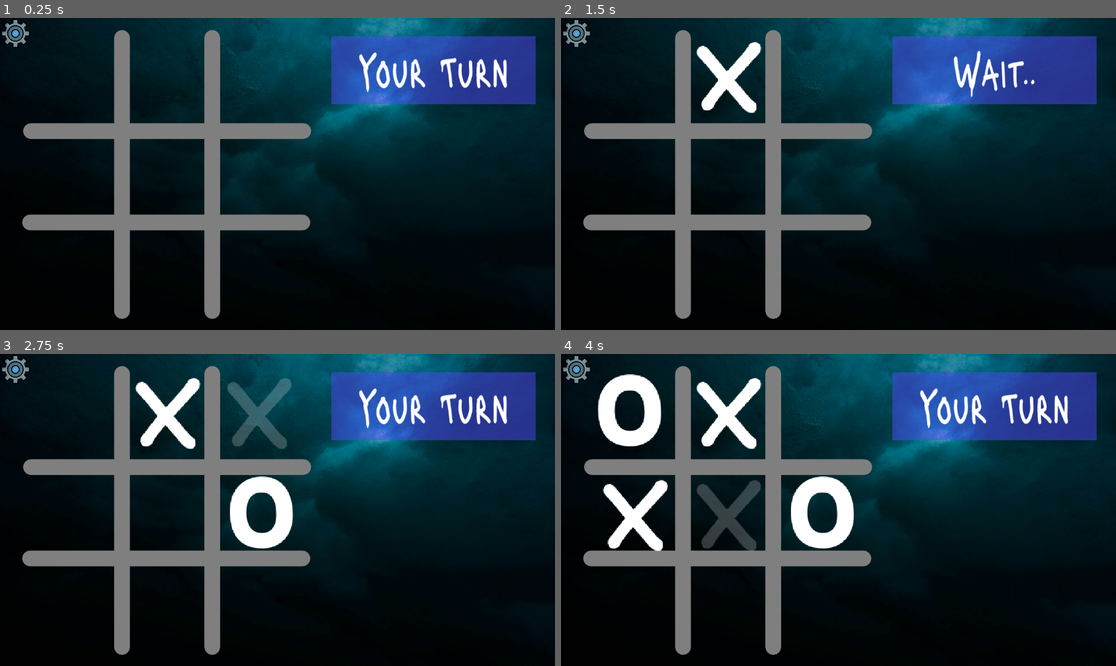
Above: before the commit, frames 1-4 (two rows, left to right).
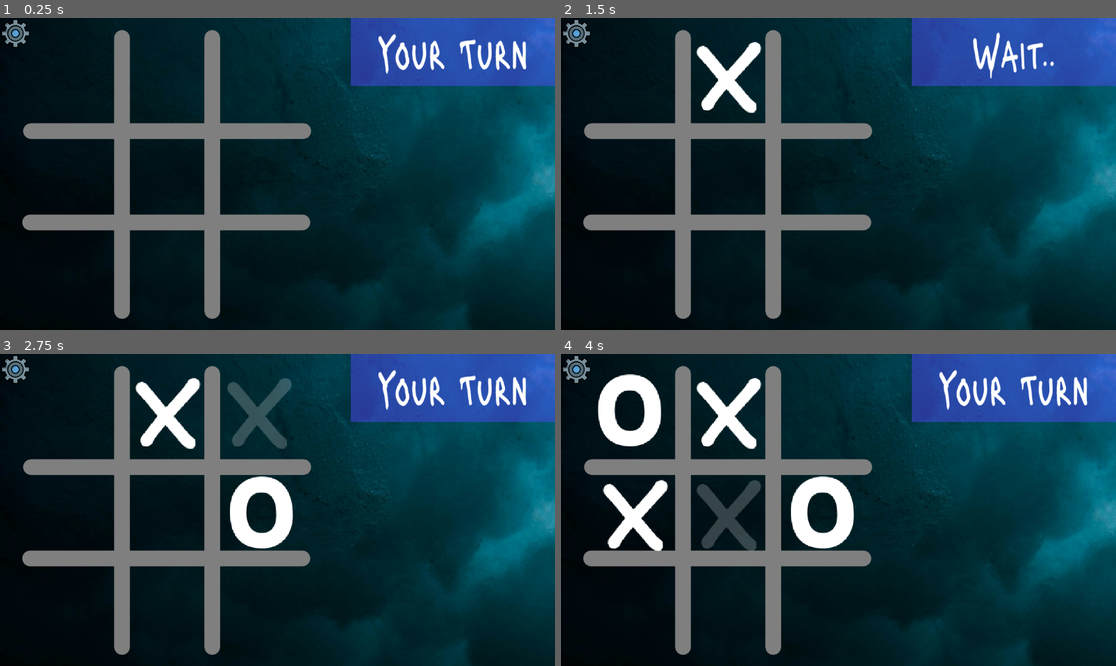
Above: after the commit, the same moments.

Repository: Fatsermint/tic-tac-toe
Game: Godot game, scene res://Scenes/home.tscn
Same seed, same stepped clock (60 frames per second), same inputs: the game is played once before the commit and once after it.
Inputs (mouse positions are in pixels of both pictures, inside the frame that each line leads up to):
- Up to frame 1 (0.25 s): no input
- Up to frame 2 (1.5 s): click (577, 33) at 0.5 s; click (727, 83) at 1.25 s
- Up to frame 3 (2.75 s): click (260, 419) at 2 s
- Up to frame 4 (4 s): click (633, 513) at 2.75 s; click (727, 513) at 3.5 s

The runs differ from the first frame. In frame 1, 33% of the frame differs, in the area x 34-100%, y 0-100%; in frame 2, 33%; in frame 3, 33%; in frame 4, 33%.
Error after the commit: Parse Error: Preload file "uid://duob4oylnimi6" does not exist. (res://Scenes/settings.gd:7)

Commit message:
Added draw, starts/settings

Diff:
--- a/Scenes/home.gd
+++ b/Scenes/home.gd
@@ -15,6 +15,9 @@
 @onready var o: Control = $O
 const color = Color(1.0, 1.0, 1.0, 0.212)
 const colorPlayer = Color(1.0, 1.0, 1.0, 1.0)
+signal win
+signal lost
+
 var playerTurn = true
 var used = []
 var playerUsed = []
@@ -43,6 +46,10 @@
 
 ]
 func _process(delta: float) -> void:
+	if used.has(1) and used.has(2) and used.has(3) and used.has(4) and used.has(5) and used.has(6) and used.has(7) and used.has(8) and used.has(9):
+		if not $Turn2/Label.text == "You won!" or not $Turn2/Label.text == "You lost :(":
+			print("DRAW")
+			$Turn2/Label.text = "Draw"
 	if playerTurn == true:
 		turnLabel.text = "Your Turn"
 	else:
@@ -129,6 +136,7 @@
 		if combo.all(func(n): return n in playerUsed):
 			if not turnLabel.text == "You won!":
 				turnLabel.text = "You won!"
+				win.emit()
 				$Turn2.visible = true
 				$Turn2.position = Vector2(744, 300)
 
@@ -136,9 +144,11 @@
 	for combo in winning:
 		if combo.all(func(n): return n in enemyUsed):
 			if not turnLabel.text == "You won!":
-				turnLabel.text = "You lost :("
-				$Turn2.visible = true
-				$Turn2.position = Vector2(744, 300)
+				if not turnLabel.text == "You lost :(":
+					turnLabel.text = "You lost :("
+					lost.emit()
+					$Turn2.visible = true
+					$Turn2.position = Vector2(744, 300)
 func removeAllDubs() -> void:
 	if _1.get_child_count() >=  0.9:
 		if not 1 in used:
--- a/Scenes/home.tscn
+++ b/Scenes/home.tscn
@@ -8,6 +8,7 @@
 [ext_resource type="Script" uid="uid://bvok7362bs0q5" path="res://Scenes/texture_rect.gd" id="6_fhpuh"]
 [ext_resource type="FontFile" uid="uid://b2lkvxapehayl" path="res://images/Lacquer-Regular.ttf" id="7_vkfas"]
 [ext_resource type="Texture2D" uid="uid://ba4cxyxaui3hl" path="res://images/settings.png" id="8_q1yq7"]
+[ext_resource type="Script" uid="uid://c08luf1n2rprl" path="res://Scenes/settings.gd" id="9_cykap"]
 
 [sub_resource type="Animation" id="Animation_12ycv"]
 resource_name = "Idle"
@@ -181,7 +182,6 @@
 layout_mode = 0
 offset_right = 1920.0
 offset_bottom = 1440.0
-scale = Vector2(0.6, 0.45)
 mouse_filter = 2
 texture = ExtResource("5_llnbm")
 script = ExtResource("6_fhpuh")
@@ -196,11 +196,14 @@
 mouse_filter = 2
 
 [node name="Turn" type="ColorRect" parent="."]
-layout_mode = 0
-offset_left = 687.99994
-offset_top = 38.0
-offset_right = 727.99994
-offset_bottom = 78.000015
+layout_mode = 1
+anchors_preset = 1
+anchor_left = 1.0
+anchor_right = 1.0
+offset_left = -424.0
+offset_right = -384.0
+offset_bottom = 40.000015
+grow_horizontal = 0
 scale = Vector2(10.6, 3.5199995)
 color = Color(0.32799995, 0.27999997, 1, 0.4745098)
 
@@ -257,14 +260,16 @@
 wait_time = 2.0
 one_shot = true
 
-[node name="TextureRect2" type="TextureRect" parent="."]
+[node name="Settings" type="TextureRect" parent="."]
+top_level = true
 layout_mode = 0
 offset_right = 512.0
 offset_bottom = 512.0
 scale = Vector2(0.125, 0.125)
 texture = ExtResource("8_q1yq7")
-
-[node name="Button" type="Button" parent="TextureRect2"]
+script = ExtResource("9_cykap")
+
+[node name="Button" type="Button" parent="Settings"]
 self_modulate = Color(0.0666666, 0, 1, 0)
 layout_mode = 1
 anchors_preset = 15
@@ -273,6 +278,108 @@
 grow_horizontal = 2
 grow_vertical = 2
 
+[node name="ColorRect" type="ColorRect" parent="."]
+visible = false
+layout_mode = 1
+anchors_preset = 8
+anchor_left = 0.5
+anchor_top = 0.5
+anchor_right = 0.5
+anchor_bottom = 0.5
+offset_left = -284.5
+offset_top = -274.5
+offset_right = 284.5
+offset_bottom = 274.5
+grow_horizontal = 2
+grow_vertical = 2
+scale = Vector2(0.92790747, 0.92790747)
+color = Color(0, 0.92314893, 1, 0.984)
+
+[node name="Head" type="Label" parent="ColorRect"]
+layout_mode = 1
+anchors_preset = 5
+anchor_left = 0.5
+anchor_right = 0.5
+offset_left = -197.5
+offset_right = 197.5
+offset_bottom = 192.0
+grow_horizontal = 2
+theme_override_fonts/font = ExtResource("7_vkfas")
+theme_override_font_sizes/font_size = 160
+text = "STATS"
+
+[node name="Played" type="Label" parent="ColorRect"]
+layout_mode = 0
+offset_left = 14.548863
+offset_top = 170.81445
+offset_right = 632.5489
+offset_bottom = 230.81445
+theme_override_fonts/font = ExtResource("7_vkfas")
+theme_override_font_sizes/font_size = 50
+text = "Games played "
+
+[node name="Win" type="Label" parent="ColorRect"]
+layout_mode = 0
+offset_left = 14.548863
+offset_top = 238.70915
+offset_right = 632.5489
+offset_bottom = 298.70917
+theme_override_fonts/font = ExtResource("7_vkfas")
+theme_override_font_sizes/font_size = 50
+text = "Games won"
+
+[node name="Lost" type="Label" parent="ColorRect"]
+layout_mode = 0
+offset_left = 14.548863
+offset_top = 311.9923
+offset_right = 632.5489
+offset_bottom = 371.9923
+theme_override_fonts/font = ExtResource("7_vkfas")
+theme_override_font_sizes/font_size = 50
+text = "Games losT"
+
+[node name="ColorRect" type="ColorRect" parent="ColorRect"]
+layout_mode = 1
+anchors_preset = 8
+anchor_left = 0.5
+anchor_top = 0.5
+anchor_right = 0.5
+anchor_bottom = 0.5
+offset_left = -213.91106
+offset_top = 114.008575
+offset_right = -173.91106
+offset_bottom = 154.00858
+grow_horizontal = 2
+grow_vertical = 2
+scale = Vector2(9.928, 3.5)
+mouse_filter = 1
+color = Color(0.37804863, 0.37804863, 0.37804863, 0.80700004)
+
+[node name="Button" type="Button" parent="ColorRect/ColorRect"]
+self_modulate = Color(1, 1, 1, 0)
+layout_mode = 1
+anchors_preset = 15
+anchor_right = 1.0
+anchor_bottom = 1.0
+grow_horizontal = 2
+grow_vertical = 2
+mouse_filter = 1
+
+[node name="Change" type="Label" parent="ColorRect/ColorRect"]
+top_level = true
+layout_mode = 0
+offset_left = 392.0
+offset_top = 446.0
+offset_right = 1010.0
+offset_bottom = 506.0
+scale = Vector2(0.72, 1)
+theme_override_colors/font_color = Color(1, 1, 0.45775273, 1)
+theme_override_fonts/font = ExtResource("7_vkfas")
+theme_override_font_sizes/font_size = 50
+text = "Change backround"
+
+[connection signal="lost" from="." to="Settings" method="_on_control_lost"]
+[connection signal="win" from="." to="Settings" method="_on_control_win"]
 [connection signal="mouse_entered" from="Grid/2" to="." method="_on_2_mouse_entered"]
 [connection signal="pressed" from="Grid/2" to="." method="_on_2_pressed"]
 [connection signal="mouse_entered" from="Grid/3" to="." method="_on_3_mouse_entered"]
@@ -294,3 +401,5 @@
 [connection signal="animation_finished" from="Turn2/AnimationPlayer" to="." method="_on_animation_player_animation_finished"]
 [connection signal="pressed" from="Turn2/Button" to="." method="_on_restart_button_pressed"]
 [connection signal="timeout" from="Timer" to="." method="_on_timer_timeout"]
+[connection signal="pressed" from="Settings/Button" to="Settings" method="_on_settings_open_button_pressed"]
+[connection signal="pressed" from="ColorRect/ColorRect/Button" to="Settings" method="_on_backround_button_pressed"]
--- /dev/null
+++ b/Scenes/settings.gd
@@ -0,0 +1,51 @@
+extends TextureRect
+
+
+@onready var settingsTexture: TextureRect = $"."
+const backround1 = preload("uid://c6c660x2uyaet")
+const backround2 = preload("uid://bxcoh27sefsv2")
+const backround3 = preload("uid://duob4oylnimi6")
+const backround4 = preload("uid://b0j50rxrtulyk")
+
+static var wins = 0
+static var losts = 0
+static var played = 0
+@onready var backround: TextureRect = $"../TextureRect"
+
+@onready var settings: ColorRect = $"../ColorRect"
+
+var open = false
+var currentBg = 1
+func _process(delta: float) -> void:
+	if currentBg == 1:
+		backround.texture = backround1
+	if currentBg == 2:
+		backround.texture = backround2
+	if currentBg == 3:
+		backround.texture = backround3
+	if currentBg == 4:
+		backround.texture = backround4
+func _on_settings_open_button_pressed() -> void:
+	if open == true:
+		open = false
+		settings.visible = false
+	else:
+		open = true
+		played = wins + losts
+		settings.visible = true
+		$"../ColorRect/Played".text = "Games played " + str(played)
+		$"../ColorRect/Win".text = "Games won " + str(wins)
+		$"../ColorRect/Lost".text = "Games losT " + str(losts)
+
+func _on_backround_button_pressed() -> void:
+	currentBg += 1
+	if currentBg == 5:
+		currentBg = 1
+
+
+func _on_control_lost() -> void:
+	losts += 1
+
+
+func _on_control_win() -> void:
+	wins += 1
--- a/Scenes/texture_rect.gd
+++ b/Scenes/texture_rect.gd
@@ -2,7 +2,10 @@
 
 
 @onready var texture_rect: TextureRect = $"."
-
+var window_ratio: float
+var win
 func _process(delta: float) -> void:
-	texture_rect.size.y = get_window().size.y
-	texture_rect.size.x = get_window().size.x
+	win = get_window()
+	window_ratio = float(win.size.x) / win.size.y if float(win.size.x) > win.size.y else win.size.y / float(win.size.x)
+	texture_rect.scale.x = window_ratio * 0.5
+	texture_rect.scale.y = window_ratio * 0.5
Not shown: 1 places in Scenes/home.tscn that only renumber resources
Not shown, added: Scenes/settings.gd.uid
Binary file added: images/aperture-vintage-Z6EpCdMcoUU-unsplash(1).jpg
Not shown, added: images/aperture-vintage-Z6EpCdMcoUU-unsplash(1).jpg.import
Not shown, added: images/breno-machado-in9-n0JwgZ0-unsplash.jpg.import
Binary file added: images/jeremy-bishop-G9i_plbfDgk-unsplash.jpg
Not shown, added: images/jeremy-bishop-G9i_plbfDgk-unsplash.jpg.import
